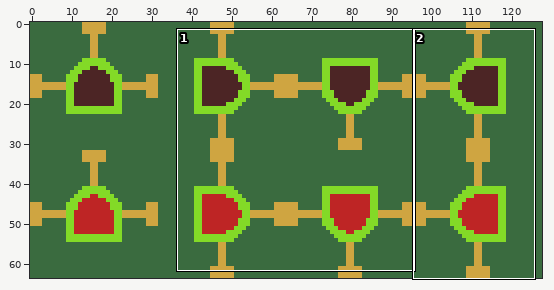
Sprite sheet, stored at assets/textures/and_gate.png. Above: a wide view before the commit, with the close-up outlined.
Close-up. Before the edit:
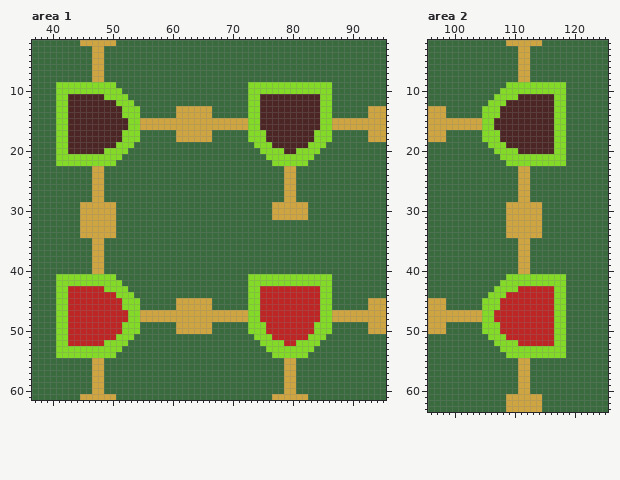
The file is 128x64 pixels. Shown: area 1: x 37..95, y 2..61; area 2: x 96..125, y 2..63. The commit also changed other parts of the picture, which this record leaves out.
New version:
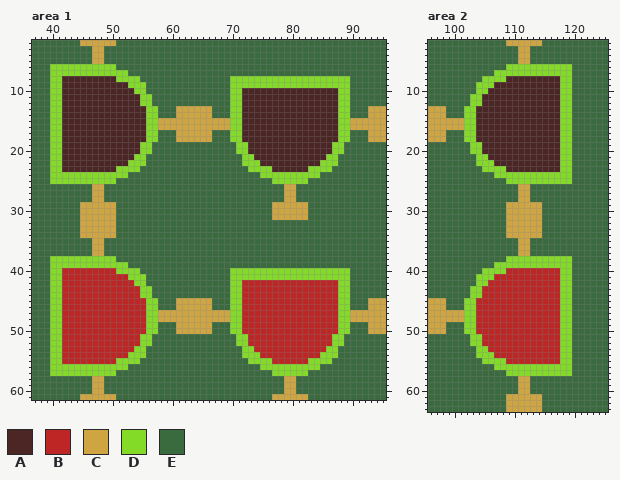
Palette (. is transparent): A #4c2525  B #be2525  C #cfa541  D #83da27  E #3a6b3f
What changed:
Changed rows in their new state; - is an unchanged pixel.
Area 1:
first column x 40:
 6 DDDDDDDDDDD---------------------------------------
 7 DDDDDDDDDDDDD-------------------------------------
 8 DDAAAAAAAAADDDD---------------DDDDDDDDDDDDDDDDDDDD
 9 D-AAAAAAAAAAADDD--------------DDD--------------DDD
10 D-AAAAAAAAAAAADD--------------DDAAAAAAAAAAAAAAAADD
11 D-A------AAAAAADD-------------DDAAA----------AAADD
12 D-A--------AAAADD-------------DDAAA----------AAADD
13 D-A---------AAAADD------------DDAAA----------AAADD
14 D-A---------AAAADD------------DDAAA----------AAADD
15 D-A----------AAADD------------DDAAA----------AAADD
16 D-A----------AAADD------------DDAAA----------AAADD
17 D-A---------AAAADD------------DDAAAA--------AAAADD
18 D-A---------AAAADD------------DDAAAA--------AAAADD
19 D-A--------AAAADD--------------DDAAAA------AAAADD-
20 D-A------AAAAAADD--------------DDAAAAAA--AAAAAADD-
21 D-AAAAAAAAAAAADD----------------DDAAAAAAAAAAAADD--
22 D-AAAAAAAAAAADDD----------------DDDAAAAAAAAAADDD--
23 DDAAAAAAAAADDDD------------------DDDDAAAAAADDDD---
24 DDDDDDDDDDDDD----------------------DDDDDDDDDD-----
25 DDDDDDDDDDD--------------------------DDDDDD-------
first column x 40:
38 DDDDDDDDDDD---------------------------------------
39 DDDDDDDDDDDDD-------------------------------------
40 DDBBBBBBBBBDDDD---------------DDDDDDDDDDDDDDDDDDDD
41 D-BBBBBBBBBBBDDD--------------DDD--------------DDD
42 D-BBBBBBBBBBBBDD--------------DDBBBBBBBBBBBBBBBBDD
43 D-B------BBBBBBDD-------------DDBBB----------BBBDD
44 D-B--------BBBBDD-------------DDBBB----------BBBDD
45 D-B---------BBBBDD------------DDBBB----------BBBDD
46 D-B---------BBBBDD------------DDBBB----------BBBDD
47 D-B----------BBBDD------------DDBBB----------BBBDD
48 D-B----------BBBDD------------DDBBB----------BBBDD
49 D-B---------BBBBDD------------DDBBBB--------BBBBDD
50 D-B---------BBBBDD------------DDBBBB--------BBBBDD
51 D-B--------BBBBDD--------------DDBBBB------BBBBDD-
52 D-B------BBBBBBDD--------------DDBBBBBB--BBBBBBDD-
53 D-BBBBBBBBBBBBDD----------------DDBBBBBBBBBBBBDD--
54 D-BBBBBBBBBBBDDD----------------DDDBBBBBBBBBBDDD--
55 DDBBBBBBBBBDDDD------------------DDDDBBBBBBDDDD---
56 DDDDDDDDDDDDD----------------------DDDDDDDDDD-----
57 DDDDDDDDDDD--------------------------DDDDDD-------
Area 2:
first column x 102:
 6 -------DDDDDDDDDDD
 7 -----DDDDDDDDDDDDD
 8 ---DDDDAAAAAAAAADD
 9 --DDDAAAAAAAAAAA-D
10 --DDAAAAAAAAAAAA-D
11 -DDAAAAAA------A-D
12 -DDAAAA--------A-D
13 DDAAAA---------A-D
14 DDAAAA---------A-D
15 DDAAA----------A-D
16 DDAAA----------A-D
17 DDAAAA---------A-D
18 DDAAAA---------A-D
19 -DDAAAA--------A-D
20 -DDAAAAAA------A-D
21 --DDAAAAAAAAAAAA-D
22 --DDDAAAAAAAAAAA-D
23 ---DDDDAAAAAAAAADD
24 -----DDDDDDDDDDDDD
25 -------DDDDDDDDDDD
first column x 102:
38 -------DDDDDDDDDDD
39 -----DDDDDDDDDDDDD
40 ---DDDDBBBBBBBBBDD
41 --DDDBBBBBBBBBBB-D
42 --DDBBBBBBBBBBBB-D
43 -DDBBBBBB------B-D
44 -DDBBBB--------B-D
45 DDBBBB---------B-D
46 DDBBBB---------B-D
47 DDBBB----------B-D
48 DDBBB----------B-D
49 DDBBBB---------B-D
50 DDBBBB---------B-D
51 -DDBBBB--------B-D
52 -DDBBBBBB------B-D
53 --DDBBBBBBBBBBBB-D
54 --DDDBBBBBBBBBBB-D
55 ---DDDDBBBBBBBBBDD
56 -----DDDDDDDDDDDDD
57 -------DDDDDDDDDDD
Changed places in both close-ups, as pixel boxes (x1, y1, x2, y2):
changed: (50, 64, 158, 184)
changed: (230, 76, 350, 184)
changed: (50, 256, 158, 376)
changed: (230, 268, 350, 376)
changed: (464, 64, 572, 184)
changed: (464, 256, 572, 376)
